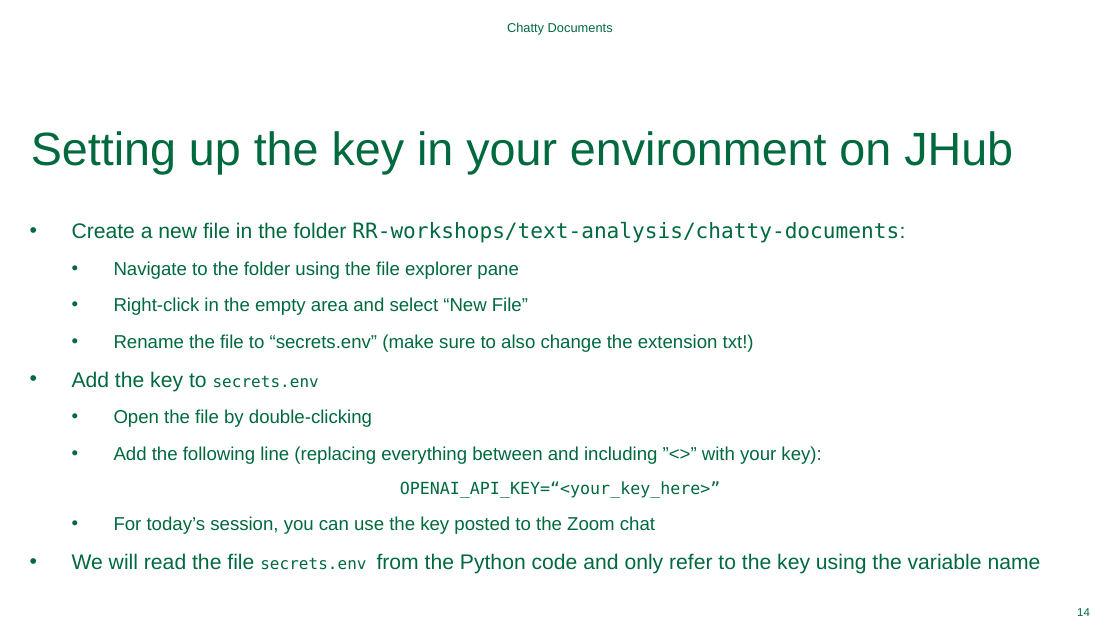
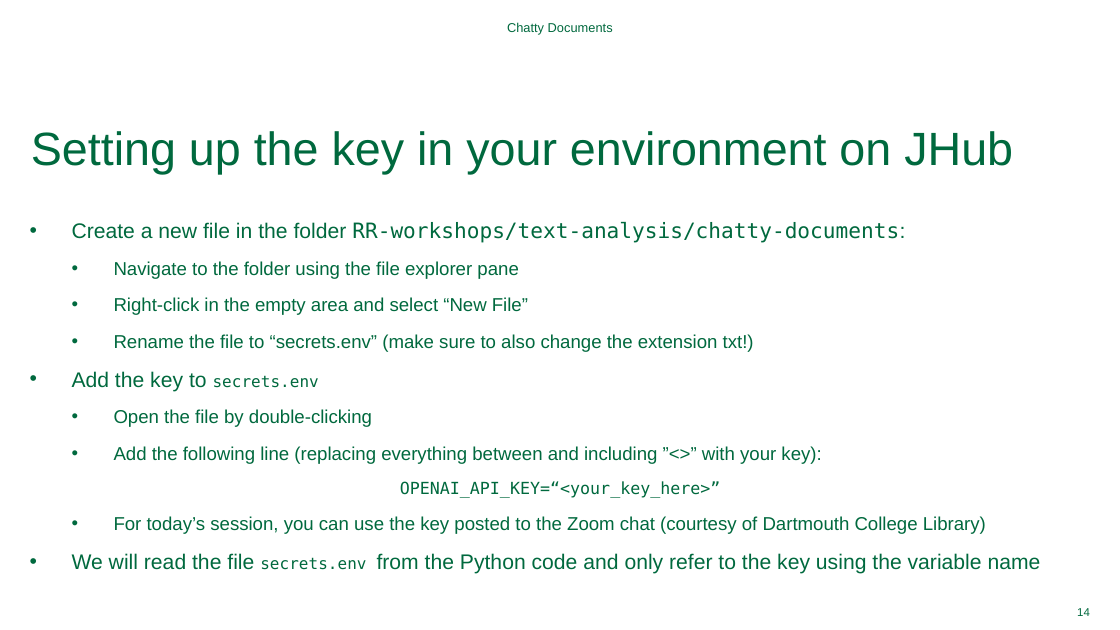
Before and after one commit to Dartmouth-Libraries/chatty-documents, a slide deck: slide 14 of ppt/chatty-documents.pptx. Drawn at 1120x630 pixels with LibreOffice and Linux fonts; fonts in the diff are those of the drawing; background and template pictures are left out. Boxes give left, top, right and bottom in pixels: in the first picture for what was removed or moved away, otherwise in the second. Text is boxed around its words. In the diff, an @@ line names an element or a change of style, - is before the commit and + after.

```diff
--- a/ppt/chatty-documents.pptx
+++ b/ppt/chatty-documents.pptx
@@ text at (x1=114, y1=516, x2=986, y2=534): text changed @@
-  • For today’s session, you can use the key posted to the Zoom chat
+  • For today’s session, you can use the key posted to the Zoom chat (courtesy of Dartmouth College Library)
```
Also in this commit, not shown: 1 other slide changed, 7 other files.
